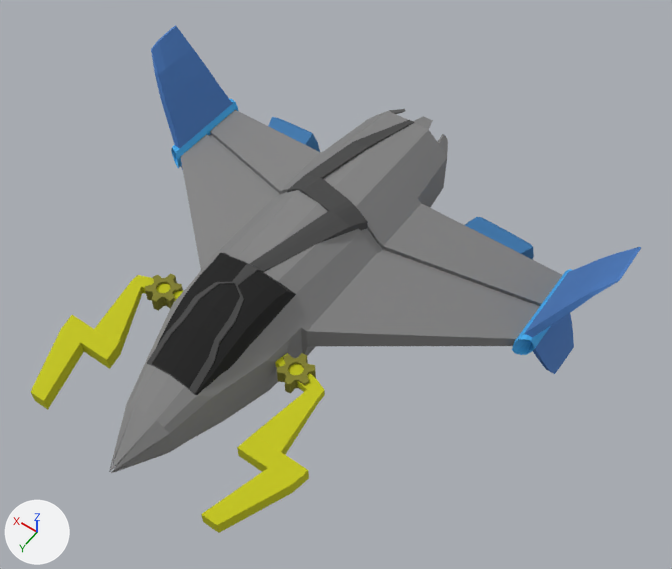
What one commit did to the FBX model GameJam/Assets/Models/Nave/Nave 3.fbx.
Before and after are seen from a 50 mm camera at (-0.738, 1.194, 1.88) aimed at (-0.08, 0.273, 0.432). Every picture has the same lights, and +X, +Y and +Z are marked at lower left. Where no turn or scale is listed for an object, it has been applied to the vertices.

Objects in the first picture: 'Asa', 'Cabine', 'Detalhe', 'Detals', 'Garra', 'Nave', 'Propulsores'.
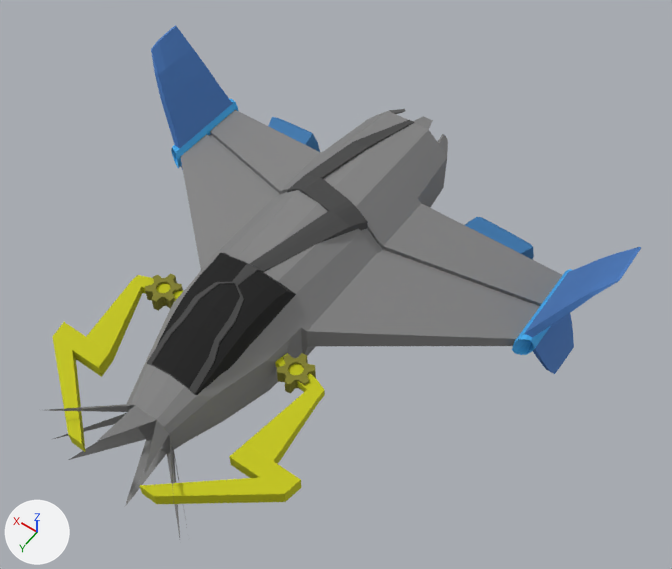
Changed parts and their boxes [x1, y1, x2, y2] in the pictures (672 x 569 px; the box of a moved part takes in the faces that stretch with it):
'Nave', reshaped (13% wider, 18% taller): before [110, 109, 562, 473]; after [49, 109, 562, 537]
'Garra', reshaped (7% narrower, 11% shorter): before [31, 275, 325, 533]; after [53, 275, 325, 504]
part 1 of me_mesh_001, moved or reshaped: before [110, 404, 174, 473]; after [49, 404, 187, 537]
part 2 of me_mesh_007, moved or reshaped: before [31, 330, 84, 410]; after [53, 337, 86, 452]
part 3 of me_mesh_007, moved or reshaped: before [61, 281, 143, 369]; after [53, 281, 143, 377]
part 4 of me_mesh_007, moved or reshaped: before [237, 390, 319, 492]; after [229, 390, 319, 502]
part 5 of me_mesh_007, moved or reshaped: before [201, 468, 293, 533]; after [139, 477, 285, 504]

The change, as a list of edits to the scene's bpy script:
```text
Change me_mesh_001:
    where me_mesh_001.from_pydata(...)  # 311 vertices, 282 faces; spans x -0.427..0.427, y -0.495..0.484, z -0.122..0.105
    used by ob_nave; location = (0.0, 0.34, 0.464)
    me_mesh_001 part 1
    me_mesh_001.vertices[5].co: (-0.002, 0.484, -0.04) -> (-0.139, 0.484, -0.15)  # pixel (111, 473) -> not seen
    me_mesh_001.vertices[8].co: (-0.001, 0.484, -0.038) -> (-0.1, 0.484, 0.066)  # pixel (110, 472) -> pixel (144, 475)
    me_mesh_001.vertices[131].co: (0.003, 0.484, -0.04) -> (0.139, 0.484, -0.15)  # pixel (109, 472) -> pixel (67, 460)
    me_mesh_001.vertices[134].co: (0.002, 0.484, -0.038) -> (0.104, 0.484, 0.066)  # pixel (109, 471) -> not seen
    me_mesh_001.vertices[303].co: (-0.002, 0.484, -0.039) -> (-0.154, 0.484, 0.015)  # pixel (111, 473) -> not seen
    me_mesh_001.vertices[304].co: (0.003, 0.484, -0.039) -> (0.157, 0.484, 0.015)  # pixel (109, 471) -> not seen
    me_mesh_001.vertices[305].co: (-0.002, 0.484, -0.04) -> (-0.168, 0.484, -0.105)  # pixel (111, 473) -> not seen
    me_mesh_001.vertices[306].co: (0.003, 0.484, -0.04) -> (0.17, 0.484, -0.105)  # pixel (109, 471) -> pixel (49, 439)
    me_mesh_001.vertices[307].co: (0.0, 0.484, -0.037) -> (-0.001, 0.485, 0.074)  # pixel (110, 471) -> pixel (96, 440)
    me_mesh_001.vertices[308].co: (0.0, 0.484, -0.041) -> (-0.001, 0.485, -0.176)  # pixel (110, 472) -> pixel (124, 507)
    me_mesh_001.vertices[309].co: (0.0, 0.484, -0.037) -> (0.0, 0.485, 0.074)  # pixel (110, 471) -> pixel (96, 440)
    me_mesh_001.vertices[310].co: (0.0, 0.484, -0.041) -> (0.0, 0.485, -0.176)  # pixel (110, 472) -> pixel (124, 507)
Change me_mesh_007:
    where me_mesh_007.from_pydata(...)  # 56 vertices, 50 faces; spans x -0.28..0.28, y -0.121..0.197, z -0.033..0.033
    used by ob_garra; location = (0.0, 0.601, 0.448)
    me_mesh_007 part 2: all 4 vertices in x 0.184..0.217, y 0.197, z -0.033..-0.002 are moved by (-0.117, 0.022, 0.0)
    me_mesh_007 part 3: all 12 vertices in x 0.154..0.28, y 0.032..0.068, z -0.033..-0.001 are moved by (0.0, 0.021, 0.0)
    me_mesh_007 part 4: all 12 vertices in x -0.28..-0.154, y 0.032..0.068, z -0.033..-0.001 are moved by (0.0, 0.021, 0.0)
    me_mesh_007 part 5: all 4 vertices in x -0.217..-0.184, y 0.197, z -0.033..-0.002 are moved by (0.118, 0.022, 0.0)
```
